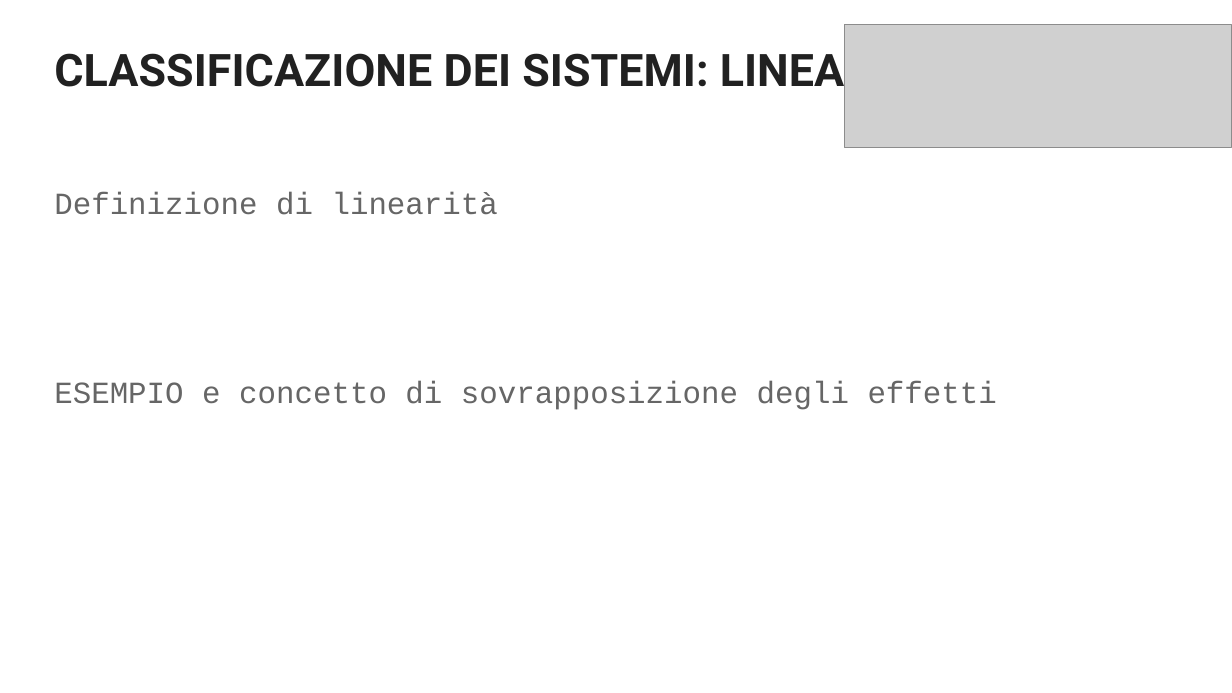
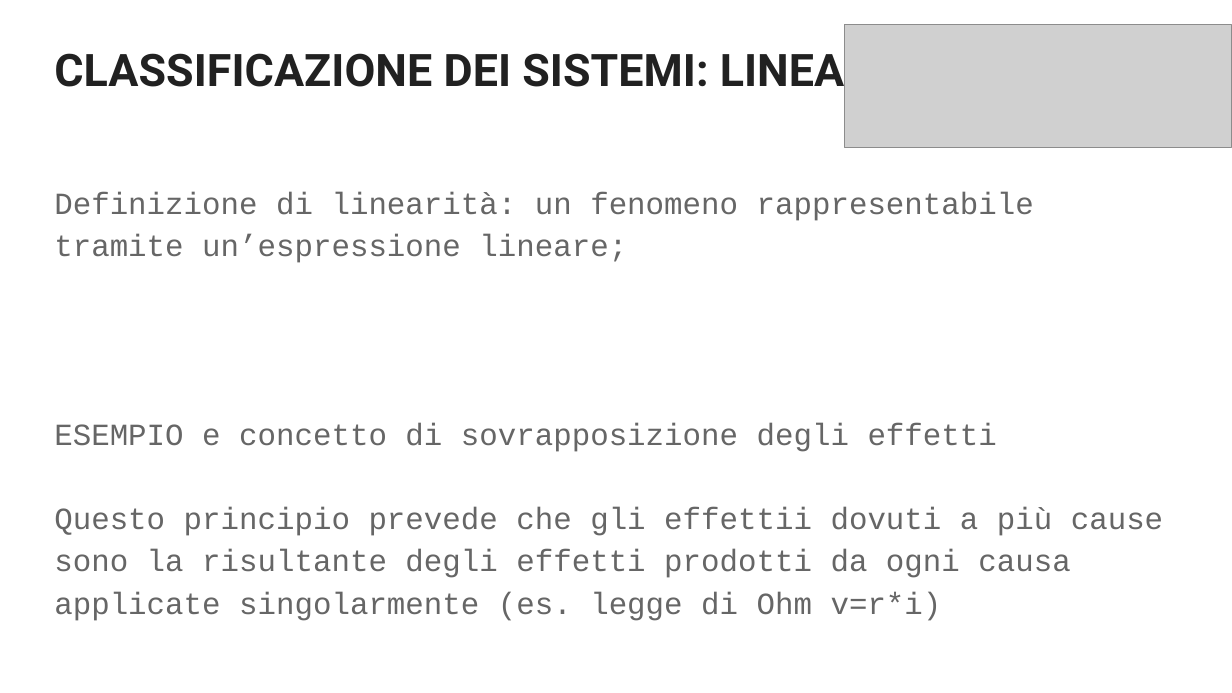
Before and after one commit to paolo-05/scuola, a slide deck: slide 13 of Sistemi/Modulo 1/I SISTEMI - Introduzione.odp. Drawn at 1232x693 pixels with LibreOffice and Linux fonts; fonts in the diff are those of the drawing; grey boxes stand for pictures. Boxes give left, top, right and bottom in pixels: in the first picture for what was removed or moved away, otherwise in the second. Text is boxed around its words. In the diff, an @@ line names an element or a change of style, - is before the commit and + after.

```diff
--- a/Sistemi/Modulo 1/I SISTEMI - Introduzione.odp
+++ b/Sistemi/Modulo 1/I SISTEMI - Introduzione.odp
@@ text at bbox=[54, 192, 1034, 263]: text changed @@
-Definizione di linearità
+Definizione di linearità: un fenomeno rappresentabile tramite un’espressione lineare;
@@ text at bbox=[54, 507, 1163, 621]: paragraph added @@
+Questo principio prevede che gli effettii dovuti a più cause sono la risultante degli effetti prodotti da ogni causa applicate singolarmente (es. legge di Ohm v=r*i)
```
Also in this commit, not shown: 4 other slides changed, 2 other files.
